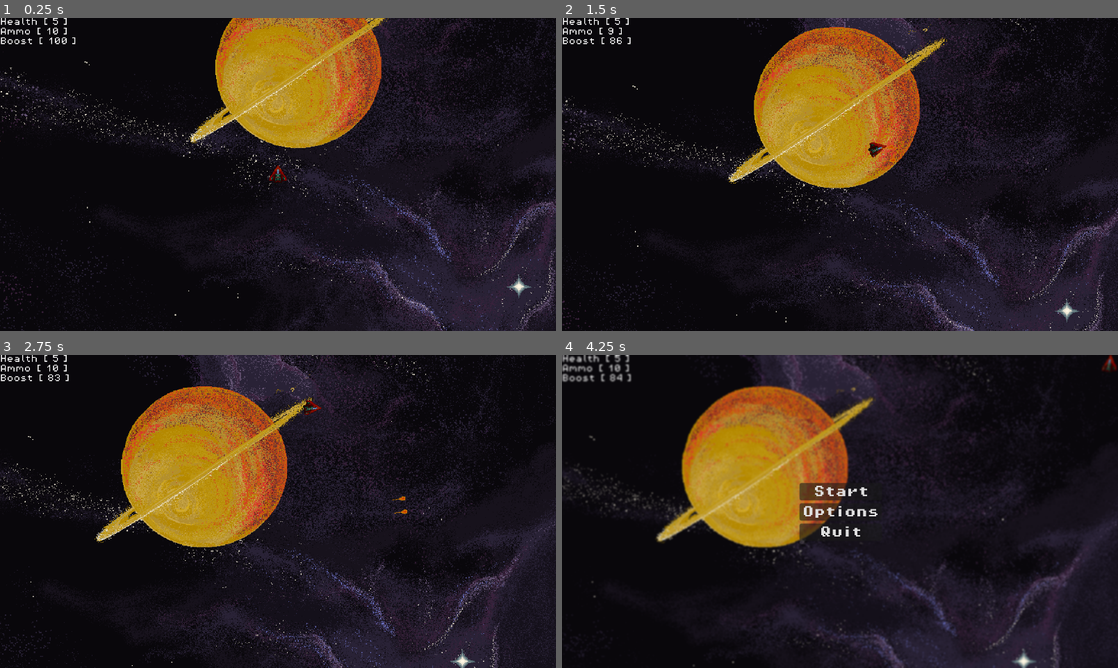
Above: before the commit, frames 1-4 (two rows, left to right).
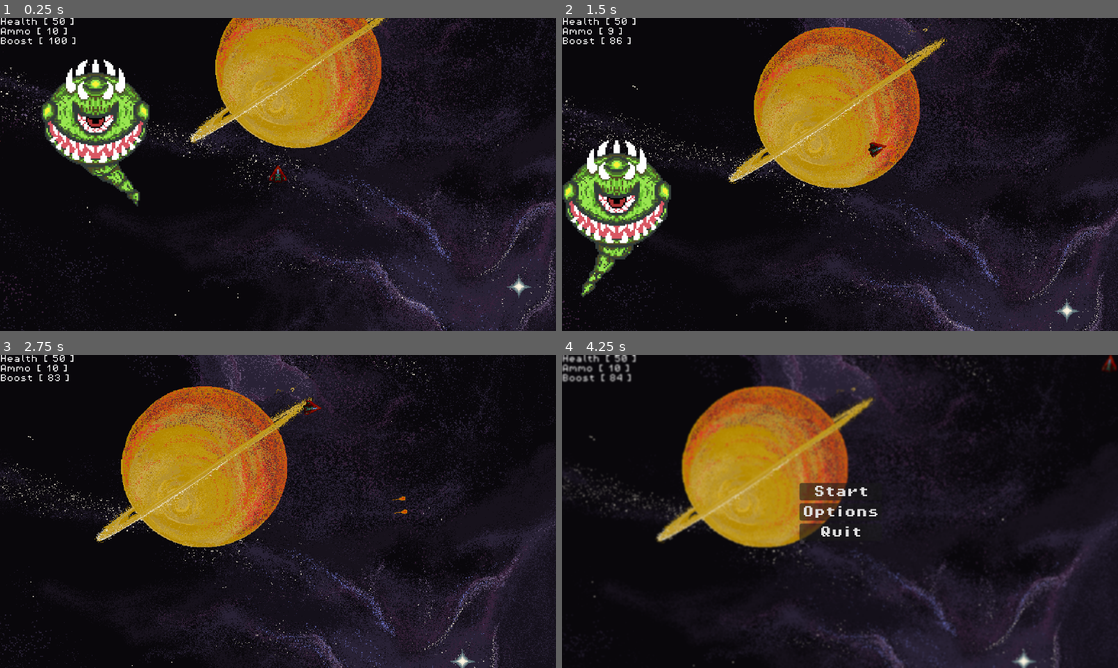
Above: after the commit, the same moments.

Repository: rylanharwood2/Adrift
Game: Godot game, scene res://scenes/game.tscn
Same seed, same stepped clock (60 frames per second), same inputs: the game is played once before the commit and once after it.
Inputs:
- Up to frame 1 (0.25 s): no input
- Up to frame 2 (1.5 s): hold D (move_right) 0.53-1.28 s; hold Alt (boost) 0.53-1.28 s; hold Left (move_left) from 1.28 s (still down); tap Space (shoot) at 1.35 s
- Up to frame 3 (2.75 s): release Left (move_left) at 2.03 s; hold D (move_right) from 2.03 s (still down); hold Alt (boost) from 2.03 s (still down)
- Up to frame 4 (4.25 s): release D (move_right) at 2.78 s; release Alt (boost) at 2.78 s; hold W (move_up) 2.78-3.53 s; tap Space (shoot) at 2.85 s; hold Left (move_left) from 3.53 s (still down); hold Alt (boost) from 3.53 s (still down); tap Escape (pause) at 4.15 s

The runs differ from the first frame. In frame 1, 5.1% of the frame differs, in the area x 7-27%, y 0-61%; in frame 2, 5.2%, in the area x 0-20%, y 0-90%; in frame 3, less than 0.1%; in frame 4, less than 0.1%.
Error before the commit: Attempt to call function 'is_pressed' in base 'null instance' on a null instance. (res://scripts/main_menu_ui.gd:19)

Commit message:
making progress towards main menu on death
working on emitting signals when hit and when player health reaches 0, look into custom signals

Diff:
--- a/scenes/game.tscn
+++ b/scenes/game.tscn
@@ -135,6 +135,10 @@
 [node name="gray_asteroid3" parent="physics_bodies" instance=ExtResource("9_bkh4i")]
 position = Vector2(0, -560)
 
+[node name="big_bad_dude" parent="." instance=ExtResource("6_px1t3")]
+position = Vector2(-317, -58)
+scale = Vector2(2.83379, 2.51005)
+
 [connection signal="dead" from="Player" to="." method="_on_player_dead"]
 [connection signal="start_game" from="HUD" to="." method="new_game"]
 [connection signal="timeout" from="enemy_spawn_points/spawn_timer" to="." method="_on_timer_timeout"]
--- a/scenes/main_menu_ui.tscn
+++ b/scenes/main_menu_ui.tscn
@@ -1,6 +1,7 @@
-[gd_scene load_steps=4 format=3 uid="uid://chtfsxrptqxc"]
+[gd_scene load_steps=5 format=3 uid="uid://chtfsxrptqxc"]
 
 [ext_resource type="Script" path="res://scripts/main_menu_ui.gd" id="1_nfhhm"]
+[ext_resource type="PackedScene" uid="uid://bg8jy2q0w2r0q" path="res://scenes/big_bad_dude.tscn" id="2_fgxiv"]
 [ext_resource type="FontFile" uid="uid://dn3wcxcgwamg3" path="res://assets/fonts/PixelOperator8-Bold.ttf" id="3_lmcw8"]
 
 [sub_resource type="PlaceholderTexture2D" id="PlaceholderTexture2D_fixva"]
@@ -13,6 +14,8 @@
 position = Vector2(64, 16.5)
 scale = Vector2(386, 293)
 texture = SubResource("PlaceholderTexture2D_fixva")
+
+[node name="big_bad_dude" parent="." instance=ExtResource("2_fgxiv")]
 
 [node name="VBoxContainer" type="VBoxContainer" parent="."]
 offset_right = 40.0
--- a/scripts/big_bad_dude.gd
+++ b/scripts/big_bad_dude.gd
@@ -1,11 +1,13 @@
 extends CharacterBody2D
+
+signal bam
 
 const SPEED : int = 500
 @onready var target = get_tree().current_scene.get_node("Player")
 
 # Called when the node enters the scene tree for the first time.
 func _ready() -> void:
-	pass # Replace with function body.
+	bam.emit()
 
 
 # Called every frame. 'delta' is the elapsed time since the previous frame.
--- a/scripts/game.gd
+++ b/scripts/game.gd
@@ -24,7 +24,7 @@
 		add_child(enemy)
 
 func _on_start_timer_timeout() -> void:
-	for i in range(0,15):
+	for i in range(0,25):
 		$enemy_spawn_points/spawn_timer.start()
 		await get_tree().create_timer(2).timeout
 
--- a/scripts/main_menu_ui.gd
+++ b/scripts/main_menu_ui.gd
@@ -1,5 +1,6 @@
 extends CanvasLayer
 
+@onready var player = get_node("%Player")
 
 # Called when the node enters the scene tree for the first time.
 func _ready() -> void:
@@ -8,16 +9,22 @@
 
 # Called every frame. 'delta' is the elapsed time since the previous frame.
 func _process(delta: float) -> void:
-	pass
+	$big_bad_dude.bam.connect(display_menu)
+	#player.dead.connect("display_menu") #
 
+	#$big_bad_dude.bam.disconnect(display_menu)
+	# TODO connect to player dead signal
+	#if Input.is_action_just_pressed("pause"):
+		#show()
+		#get_tree().paused = true
+		#$blur_layer.material.set_shader_parameter("amount", 1)
+	#elif $VBoxContainer/start_button.is_pressed():
+		#get_tree().paused = false
+		#hide()
+	#elif $VBoxContainer/quit_button.is_pressed():
+		#get_tree().quit()
+		#
 
-	# TODO connect to player dead signal
-	if Input.is_action_just_pressed("pause"):
-		show()
-		get_tree().paused = true
-		$blur_layer.material.set_shader_parameter("amount", 1)
-	elif $VBoxContainer/start_button.is_pressed():
-		get_tree().paused = false
-		hide()
-	elif $VBoxContainer/quit_button.is_pressed():
-		get_tree().quit()
+func display_menu():
+	print("player dead")
+	$big_bad_dude.bam.disconnect(display_menu)
--- a/scripts/player.gd
+++ b/scripts/player.gd
@@ -7,7 +7,7 @@
 # TODO universal random number seed?
 var rng = RandomNumberGenerator.new()
 
-@export var health: int = 5
+@export var health: int = 50
 @export var ammo_cap: int = 10
 @export var ammo: int = 10
 
Not shown, changed: export_presets.cfg
